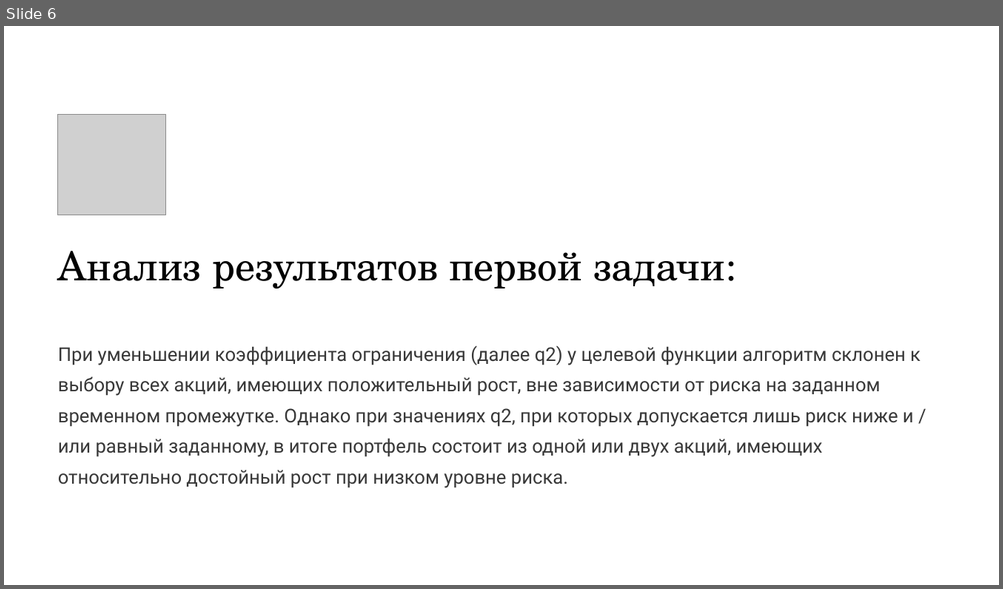
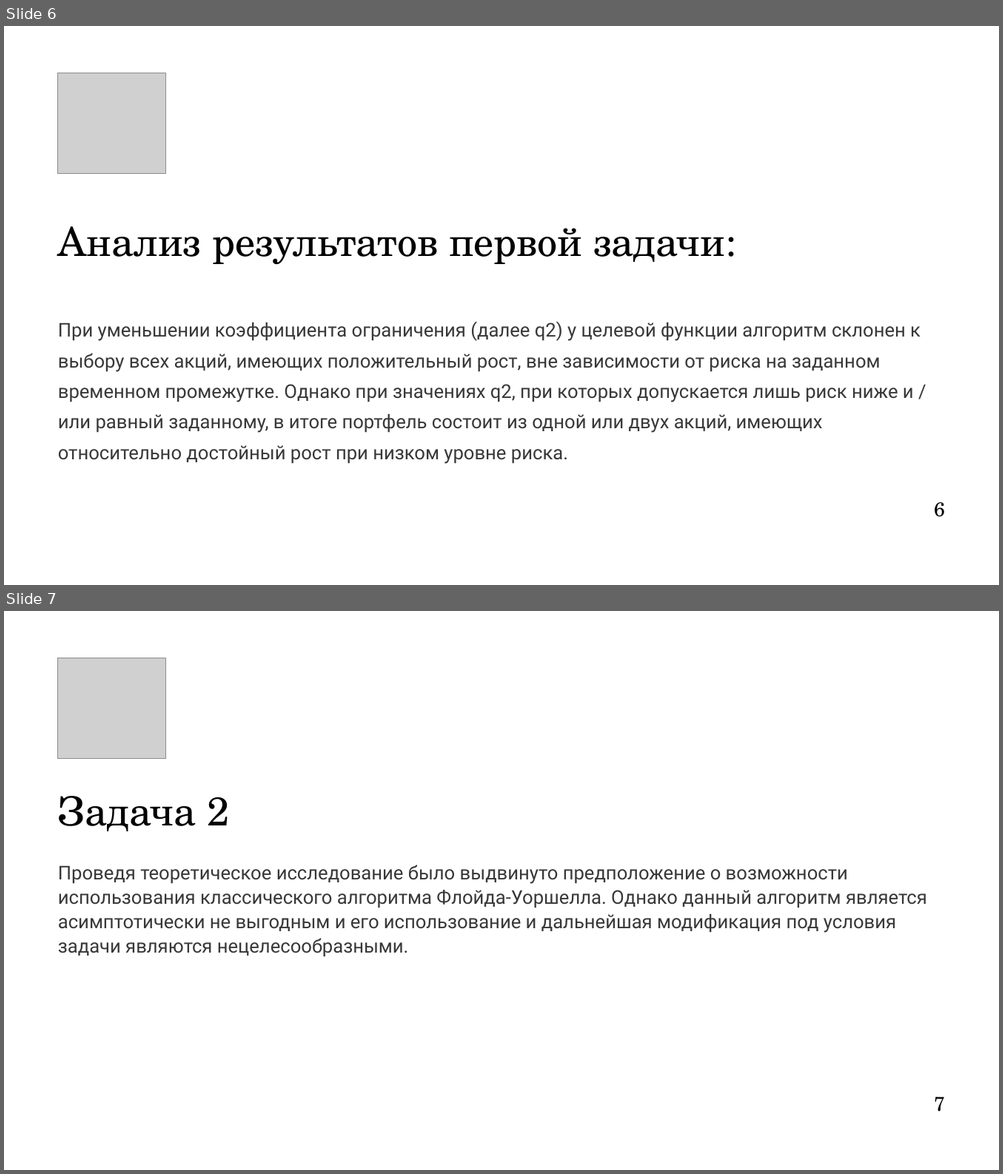
Before and after one commit to Quantum-Beavers/QuantHackaton_2024, a slide deck: 18 команда. Презентация.pptx. Shown one above the other, each under a label of ours: slide 6 before the commit, slides 6 and 7 after it. The pictures are 1003x589 and 1003x1174 pixels, drawn with LibreOffice and Linux fonts; fonts in the diff are those of the drawing; grey boxes stand for pictures; background and template pictures are left out. Boxes give left, top, right and bottom in pixels: in the first picture for what was removed or moved away, otherwise in the second. Text is boxed around its words. In the diff, an @@ line names an element or a change of style, - is before the commit and + after.

```diff
--- a/18 команда. Презентация.pptx
+++ b/18 команда. Презентация.pptx
@@ slide 7 added at bbox=[4, 611, 999, 1170], background #FFFFFF @@
@@ picture added at bbox=[58, 658, 166, 758] @@
@@ text added at bbox=[58, 796, 230, 832], 46.5 pt, text #020202 @@
+Задача 2
@@ text added at bbox=[58, 865, 927, 957], 22 pt, text #383838 @@
+Проведя теоретическое исследование было выдвинуто предположение о возможности использования классического алгоритма Флойда-Уоршелла. Однако данный алгоритм является асимптотически не выгодным и его использование и дальнейшая модификация под условия задачи являются нецелесообразными.
@@ text added at bbox=[933, 1097, 945, 1112], 23 pt, text #020202 @@
+7
@@ slide 6 changed as well @@
@@ rectangle removed at bbox=[4, 26, 999, 585] @@
@@ picture: place and size @@
-picture at bbox=[58, 114, 166, 215]
+picture at bbox=[58, 73, 166, 173]
@@ text "Анализ результатов первой задачи:": place and size @@
-text "Анализ результатов первой задачи:" at bbox=[58, 251, 725, 289]
+text "Анализ результатов первой задачи:" at bbox=[58, 227, 725, 264]
@@ text "При уменьшении коэффициента ограничения (далее ...": place and size @@
-text "При уменьшении коэффициента ограничения (далее ..." at bbox=[58, 346, 920, 488]
+text "При уменьшении коэффициента ограничения (далее ..." at bbox=[58, 321, 920, 464]
@@ text added at bbox=[933, 503, 945, 517], 23 pt, text #020202 @@
+6
```
Also in this commit, not shown: 5 other slides changed, 4 other slides added, 3 slides removed.
